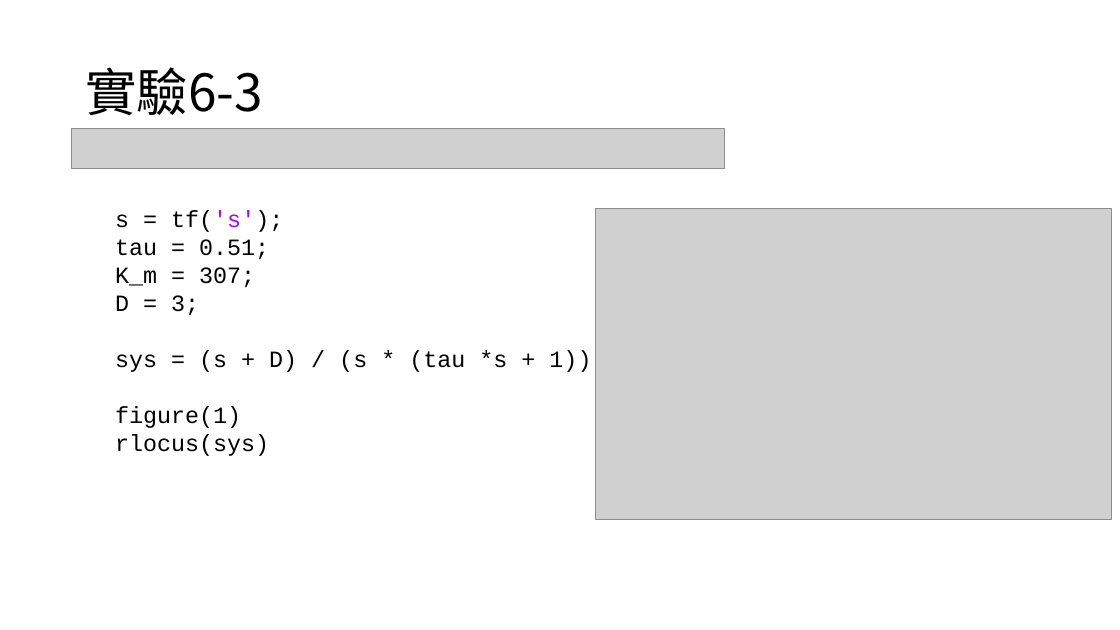
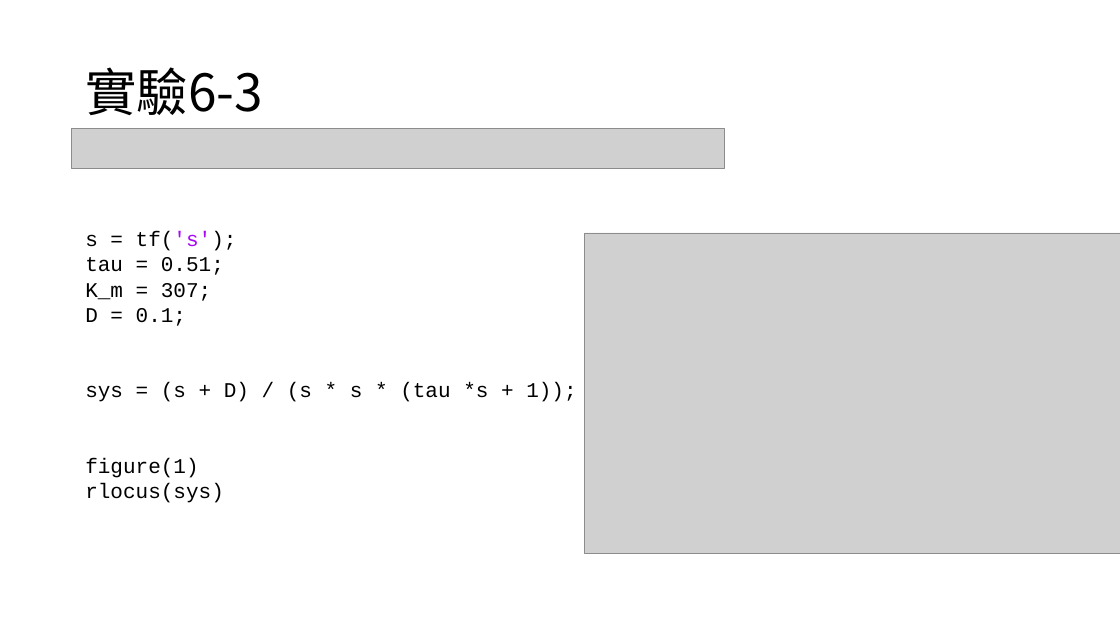
Before and after one commit to yeyi58095/control_lab, a slide deck: slide 10 of 實驗六/presentation/實驗六_第二組_葉彥辰_郭亮佑_蘇昱嘉.pptx. Drawn at 1120x630 pixels with LibreOffice and Linux fonts; fonts in the diff are those of the drawing; grey boxes stand for pictures. Boxes give left, top, right and bottom in pixels: in the first picture for what was removed or moved away, otherwise in the second. Text is boxed around its words. In the diff, an @@ line names an element or a change of style, - is before the commit and + after.

```diff
--- a/實驗六/presentation/實驗六_第二組_葉彥辰_郭亮佑_蘇昱嘉.pptx
+++ b/實驗六/presentation/實驗六_第二組_葉彥辰_郭亮佑_蘇昱嘉.pptx
@@ text "s = tf('s');" moved from (x1=115, y1=210, x2=605, y2=456) to (x1=85, y1=231, x2=576, y2=503) @@
@@ text at (x1=85, y1=231, x2=237, y2=503): size 20 to 18 pt in "s = tf('s');", "tau = 0.51;", "K_m = 307;", "figure(1)" and 1 more places @@
@@ picture resized from (x1=596, y1=208, x2=1112, y2=519) to (x1=585, y1=233, x2=1120, y2=554) @@
@@ text at (x1=85, y1=308, x2=576, y2=402): text changed; size 20 to 18 pt @@
-D = 3;
-sys = (s + D) / (s * (tau *s + 1));
+D = 0.1;
+sys = (s + D) / (s * s * (tau *s + 1));
```
Also in this commit, not shown: 3 other slides changed, 3 other files.
